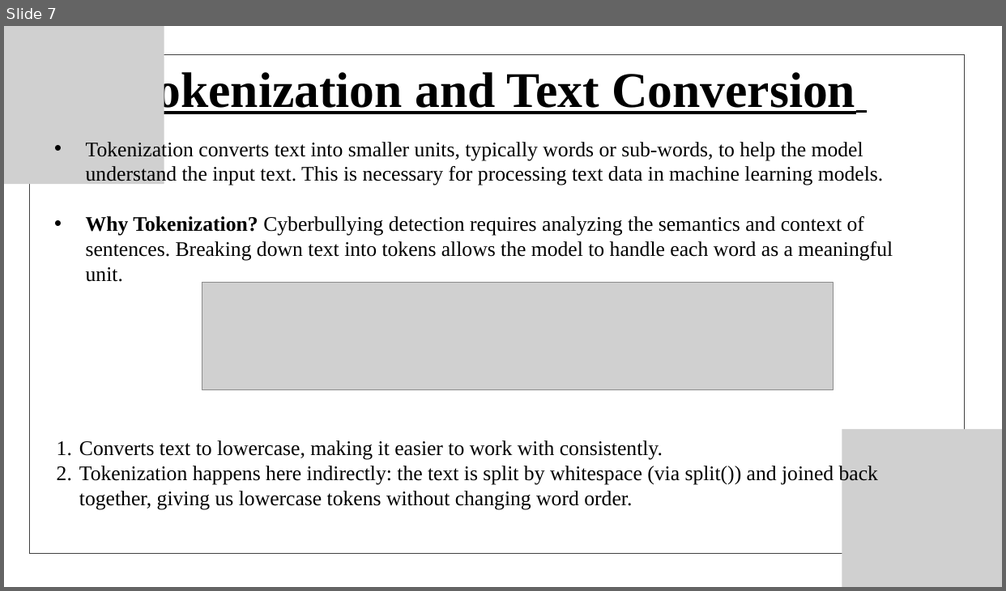
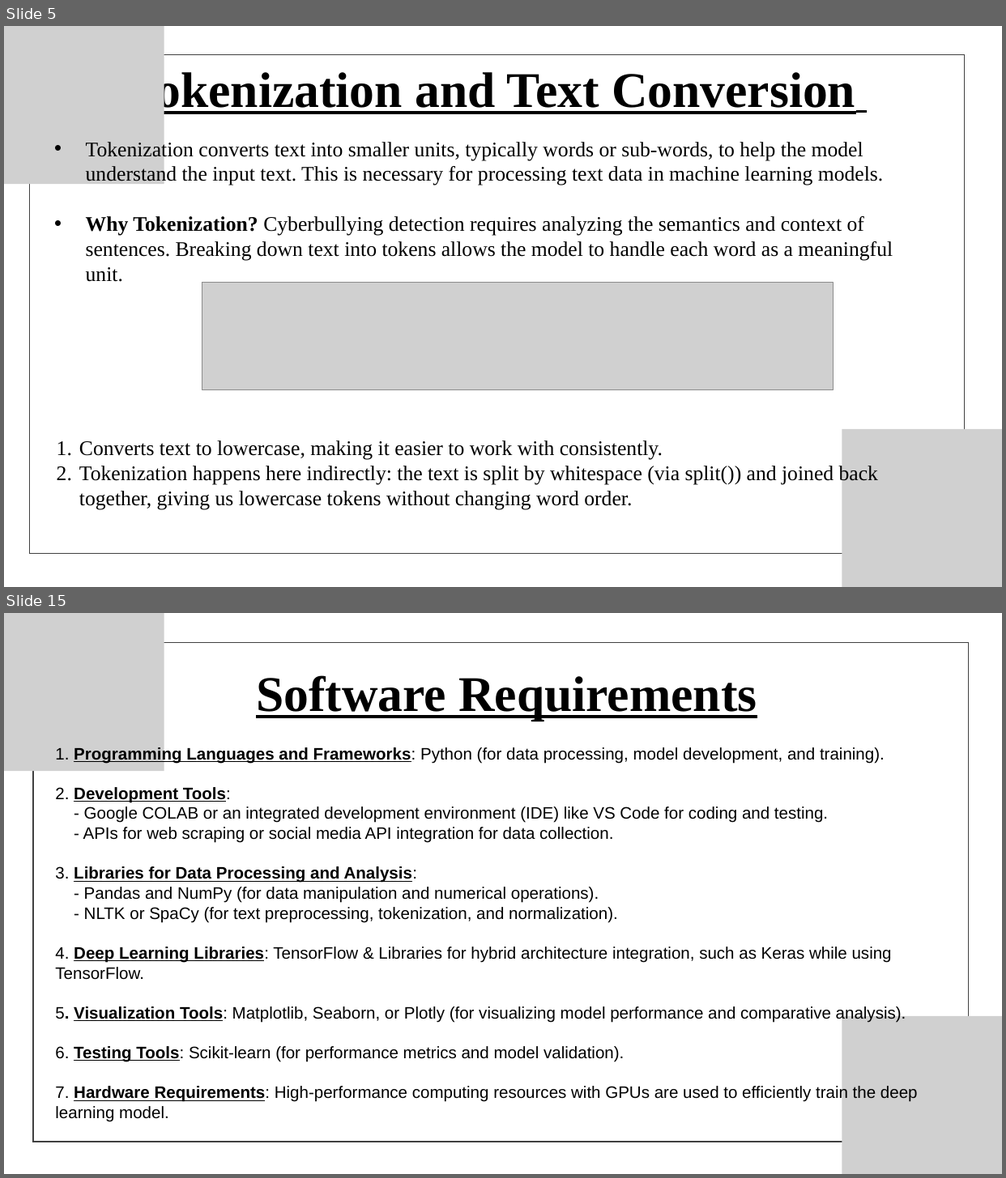
Before and after one commit to krishsai08/cyberbyllying-classification, a slide deck: RNN_LSTM_models/Documentation & ppt/PRESENTATION.pptx. Shown one above the other, each under a label of ours: slide 7 before the commit, slides 5 and 15 after it; the slides between them are not shown. The pictures are 1006x591 and 1006x1178 pixels, drawn with LibreOffice and Linux fonts; fonts in the diff are those of the drawing; grey boxes stand for pictures. Boxes give left, top, right and bottom in pixels: in the first picture for what was removed or moved away, otherwise in the second. Text is boxed around its words. In the diff, an @@ line names an element or a change of style, - is before the commit and + after.

```diff
--- a/RNN_LSTM_models/Documentation & ppt/PRESENTATION.pptx
+++ b/RNN_LSTM_models/Documentation & ppt/PRESENTATION.pptx
@@ slide 15 added at [4,613,1002,1174], background #FFFFFF @@
@@ picture added at [4,613,164,771] @@
@@ freeform shape added at [33,643,969,1142], outline #404040 1.5 pt @@
@@ text added at [256,675,756,720], 72 pt, text #000000, bold, underline @@
+Software Requirements
@@ text added at [55,746,918,1122], 24 pt, text #000000 @@
+1. Programming Languages and Frameworks: Python (for data processing, model development, and training).
+2. Development Tools:
+- Google COLAB or an integrated development environment (IDE) like VS Code for coding and testing.
+- APIs for web scraping or social media API integration for data collection.
+3. Libraries for Data Processing and Analysis:
+- Pandas and NumPy (for data manipulation and numerical operations).
+- NLTK or SpaCy (for text preprocessing, tokenization, and normalization).
+4. Deep Learning Libraries: TensorFlow & Libraries for hybrid architecture integration, such as Keras while using TensorFlow.
+5. Visualization Tools: Matplotlib, Seaborn, or Plotly (for visualizing model performance and comparative analysis).
+6. Testing Tools: Scikit-learn (for performance metrics and model validation).
+7. Hardware Requirements: High-performance computing resources with GPUs are used to efficiently train the deep learning model.
@@ picture added at [842,1016,1002,1174] @@
@@ what was slide 7 is now slide 5 @@
```
Also in this commit, not shown: 10 slides changed, 3 other slides added, 12 slides removed.
